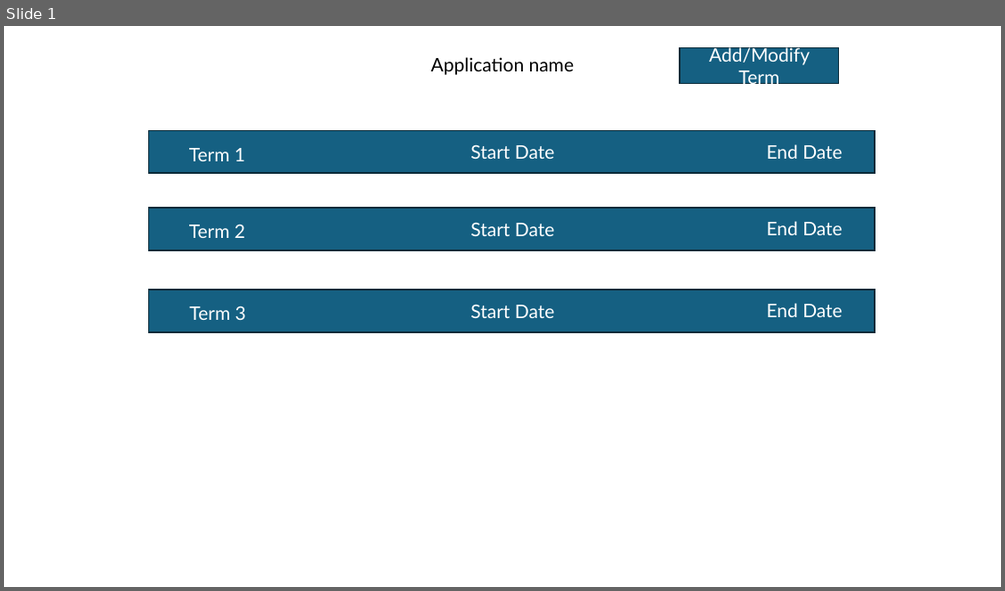
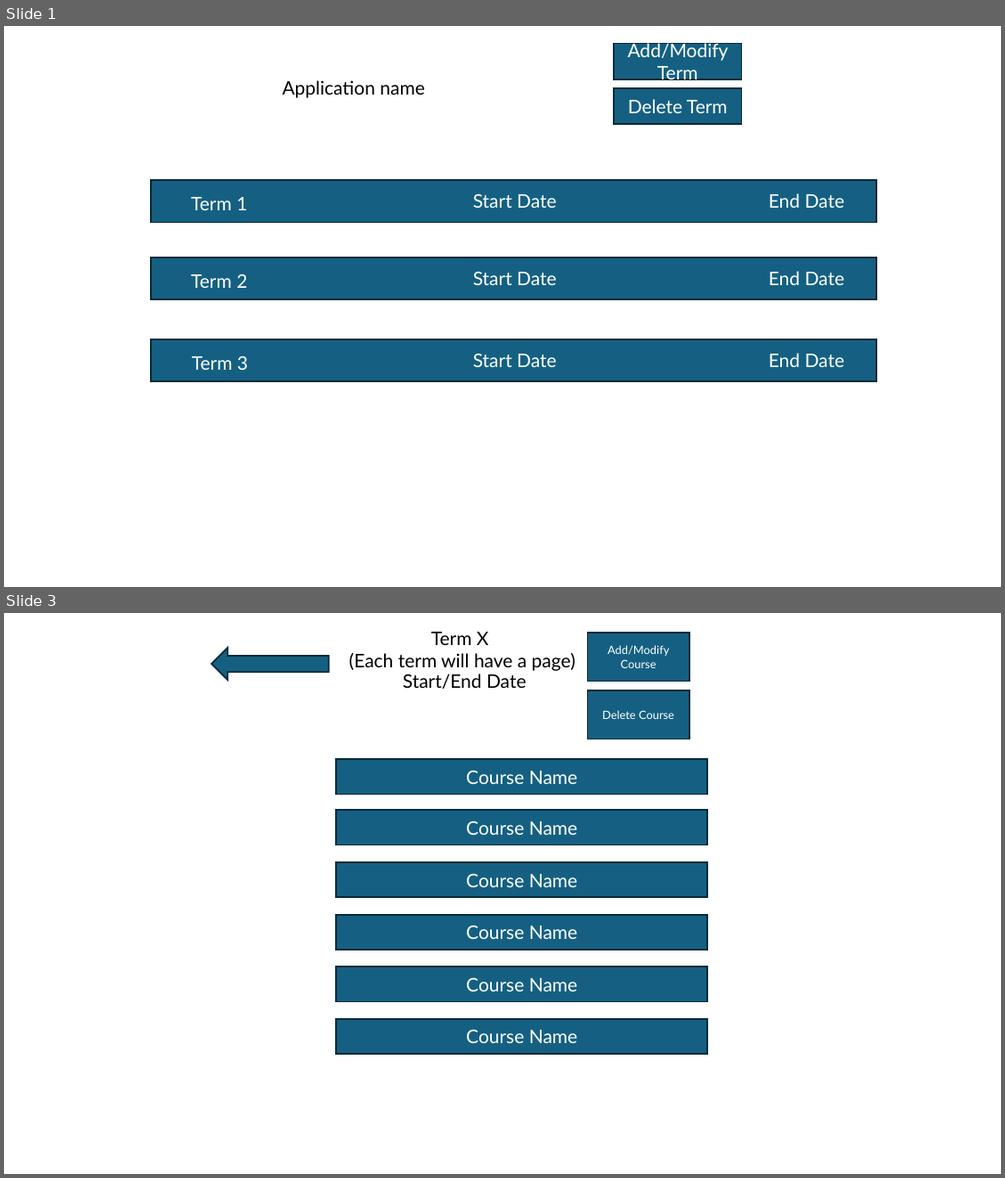
Before and after one commit to rpotesmangra11/C971-Mobile-App-Development, a slide deck: b1.pptx. Shown one above the other, each under a label of ours: slide 1 before the commit, slides 1 and 3 after it; the slides between them are not shown. The pictures are 1005x591 and 1005x1178 pixels, drawn with LibreOffice and Linux fonts; fonts in the diff are those of the drawing. Boxes give left, top, right and bottom in pixels: in the first picture for what was removed or moved away, otherwise in the second. Text is boxed around its words. In the diff, an @@ line names an element or a change of style, - is before the commit and + after.

Commit message:
updated B1 modify/delete term

```diff
--- a/b1.pptx
+++ b/b1.pptx
@@ slide 3 added at [4,613,1001,1174], background #FFFFFF @@
@@ text added at [349,632,575,671], 18 pt, text #000000 @@
+Term X
+(Each term will have a page)
@@ rectangle added at [588,633,689,681], fill #156082, outline #092A39 1.5 pt, 11 pt, text #FFFFFF @@
+Add/Modify Course
@@ right arrow added at [211,648,329,680], fill #156082, outline #092A39 1.5 pt @@
@@ text added at [403,674,526,689], 18 pt, text #000000 @@
+Start/End Date
@@ rectangle added at [588,690,689,739], fill #156082, outline #092A39 1.5 pt, 11 pt, text #FFFFFF @@
+Delete Course
@@ rectangle added at [336,760,708,795], fill #156082, outline #092A39 1.5 pt, 18 pt, text #FFFFFF @@
+Course Name
@@ rectangle added at [336,810,708,844], fill #156082, outline #092A39 1.5 pt, 18 pt, text #FFFFFF @@
+Course Name
@@ rectangle added at [336,863,708,898], fill #156082, outline #092A39 1.5 pt, 18 pt, text #FFFFFF @@
+Course Name
@@ rectangle added at [336,915,708,949], fill #156082, outline #092A39 1.5 pt, 18 pt, text #FFFFFF @@
+Course Name
@@ rectangle added at [336,966,708,1002], fill #156082, outline #092A39 1.5 pt, 18 pt, text #FFFFFF @@
+Course Name
@@ rectangle added at [336,1019,708,1054], fill #156082, outline #092A39 1.5 pt, 18 pt, text #FFFFFF @@
+Course Name
@@ slide 1 changed as well @@
@@ rectangle "Add/Modify Term": place and size @@
-rectangle "Add/Modify Term" at [680,47,839,84]
+rectangle "Add/Modify Term" at [615,43,742,79]
@@ text "Application name": place and size @@
-text "Application name" at [431,57,574,75]
+text "Application name" at [283,80,424,98]
@@ rectangle added at [615,88,742,123], fill #156082, outline #092A39 1.5 pt, 18 pt, text #FFFFFF @@
+Delete Term
@@ 3 rectangles: place and size @@
-3 rectangles at [148,131,874,332]
+3 rectangles at [151,180,877,382]
@@ 9 texts: place and size @@
-9 texts at [189,144,842,320]
+9 texts at [191,193,845,370]
```
Also in this commit, not shown: 6 other slides added.
